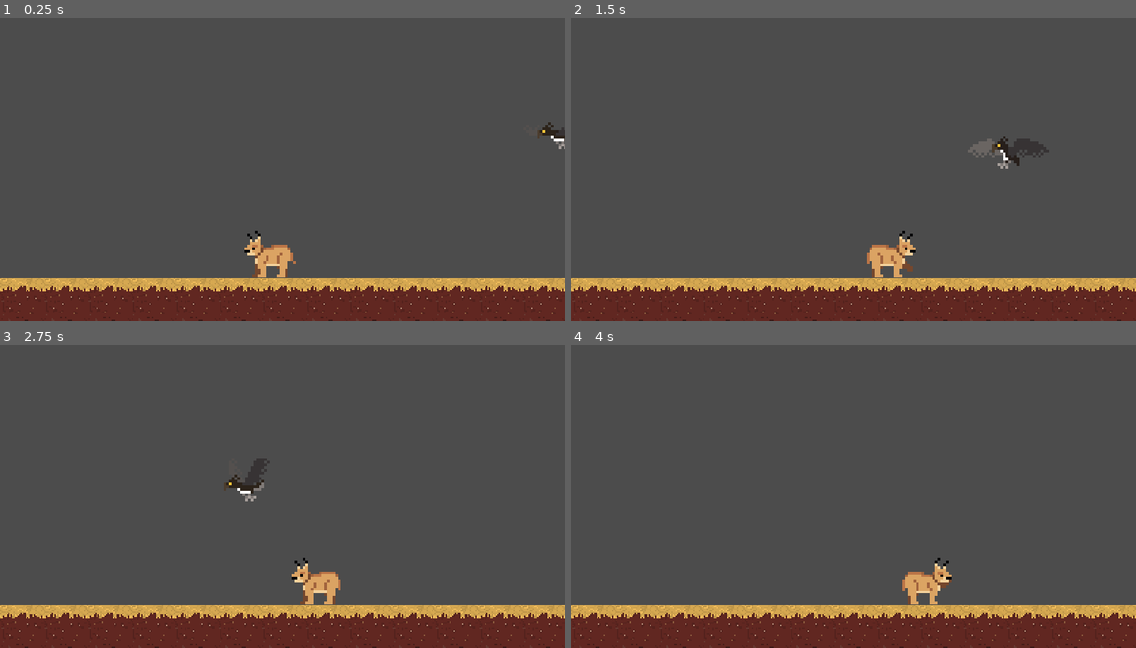
Above: before the commit, frames 1-4 (two rows, left to right).
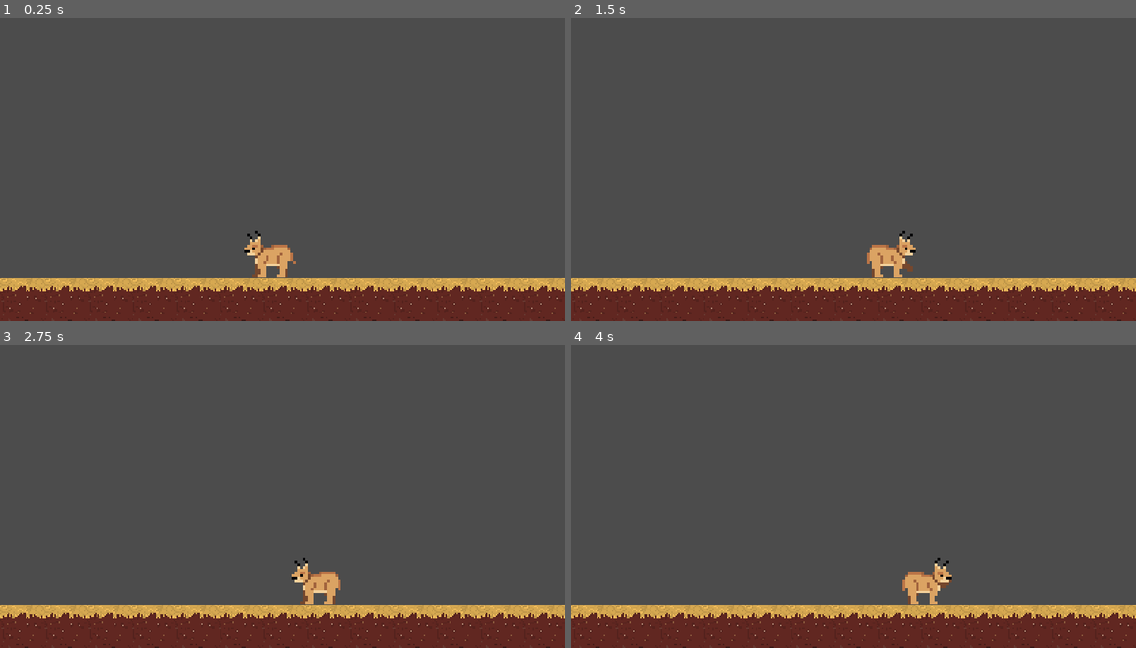
Above: after the commit, the same moments.

Repository: JoshuaW13/Floppa
Game: Godot game, scene res://World.tscn
The game is run twice, just before and just after one commit, with the same random seed, the same clock (stepped at 60 frames per second) and the same inputs.
Inputs (mouse positions are in pixels of both pictures, inside the frame that each line leads up to):
- Up to frame 1 (0.25 s): no input
- Up to frame 2 (1.5 s): move the mouse to (977, 154) at 0.52 s; hold D (MoveRight) from 0.53 s (still down); click (977, 154) at 0.6 s; tap W (jump) at 0.77, 1.07 s; move the mouse to (740, 184) at 1.27 s; click (740, 184) at 1.35 s
- Up to frame 3 (2.75 s): tap W (jump) at 1.52, 1.82 s; move the mouse to (339, 429) at 2.02 s; release D (MoveRight) at 2.03 s; hold A (MoveLeft) from 2.03 s (still down); click (339, 429) at 2.1 s
- Up to frame 4 (4 s): move the mouse to (825, 557) at 2.77 s; release A (MoveLeft) at 2.78 s; hold D (MoveRight) from 2.78 s (still down); click (825, 557) at 2.85 s; tap W (jump) at 3.02, 3.32, 3.77 s; move the mouse to (1023, 541) at 3.52 s; click (1023, 541) at 3.6 s

The runs differ from the first frame. In frame 1, 0.2% of the frame differs, in the area x 95-100%, y 34-44%; in frame 2, 0.7%, in the area x 70-85%, y 39-50%; in frame 3, 0.4%; in frame 4, less than 0.1%.

Commit message:
added first iteration of ennemy spawner!

Diff:
--- a/Actors/Ennemies/BrownHyena/brownHyena.gd
+++ b/Actors/Ennemies/BrownHyena/brownHyena.gd
@@ -13,7 +13,6 @@
 var state = states.WALK
 var damage = 1.0;
 var velocity = Vector2(30,0.0);
-var direction;
 onready var health = health setget _set_health;
 onready var animationPlayer = $AnimationPlayer
 onready var damagePLayer = $DamageStatePlayer
@@ -24,13 +23,16 @@
 func _ready() -> void:
 	_set_health(6)
 	biteHitbox.set_deferred("disabled", true);
-	if direction == "Left":
+
+func init(direction):
+	direction = direction.to_lower();
+	if direction == "left":
 		HYENA_WALK_SPEED = Vector2(-30,0)
-	elif direction == "Right":
+	elif direction == "right":
 		HYENA_WALK_SPEED = Vector2(30,0)
 	else:
-		HYENA_WALK_SPEED = Vector2(30,0)
-	velocity = HYENA_WALK_SPEED
+		print("Invalid direction passed!")
+	velocity = HYENA_WALK_SPEED;
 	HYENA_RUN_SPEED = HYENA_WALK_SPEED*-4
 
 func _set_health(value):
@@ -38,12 +40,20 @@
 	health = clamp(value,0,6);
 	if health != prev_health:
 		if health == 0:
-			emit_signal("killed")
+			killed()
 
 func _damage(value):
 	_set_health(health-value)
 	damagePLayer.play("Damage");
 	damagePLayer.queue("Rest")
+
+#Make hyena run away after being killed
+func killed() -> void:
+	state = states.FLEE
+	biteHitbox.set_deferred("disabled", true);
+	hurtBox.set_deferred("disabled", true);
+	detectionBox.set_deferred("disabled", true)
+	velocity = HYENA_RUN_SPEED
 
 func _process_walk()->void:
 	if velocity.x < 0:
@@ -81,6 +91,8 @@
 
 #Player leaves hyena's bite detec area
 func _on_DetectionBox_area_exited(area: Area2D) -> void:
+	if state == states.FLEE:
+		return
 	state = states.WALK;
 	velocity = HYENA_WALK_SPEED
 
@@ -90,13 +102,7 @@
 		return
 	_damage(1)
 
-#Make hyena run away after being killed
-func _on_brownhyena_killed() -> void:
-	state = states.FLEE
-	biteHitbox.set_deferred("disabled", true);
-	hurtBox.set_deferred("disabled", true);
-	detectionBox.set_deferred("disabled", true)
-	velocity = HYENA_RUN_SPEED
+
 
 
 func _on_VisibilityNotifier2D_screen_exited() -> void:
--- a/Actors/Ennemies/BrownHyena/brownHyena.tscn
+++ b/Actors/Ennemies/BrownHyena/brownHyena.tscn
@@ -382,7 +382,6 @@
 
 [node name="VisibilityNotifier2D" type="VisibilityNotifier2D" parent="."]
 scale = Vector2( 2.85838, 1 )
-[connection signal="killed" from="." to="." method="_on_brownhyena_killed"]
 [connection signal="area_entered" from="DetectionBox" to="." method="_on_DetectionBox_area_entered"]
 [connection signal="area_exited" from="DetectionBox" to="." method="_on_DetectionBox_area_exited"]
 [connection signal="area_entered" from="HurtBox" to="." method="_on_HurtBox_area_entered"]
--- a/Actors/Ennemies/MartialEagle/MartialEagle.gd
+++ b/Actors/Ennemies/MartialEagle/MartialEagle.gd
@@ -11,8 +11,8 @@
 }
 var health = health setget _set_health;
 var state = states.SOAR;
-var VELOCITY = Vector2(-60,0)
-var UP = Vector2(-100,-100)
+var VELOCITY = Vector2(60,0)
+var UP = Vector2(100,-100)
 var speed = 150;
 var target = null;
 onready var animationPlayer = $AnimationPlayer
@@ -20,7 +20,19 @@
 onready var detection = $Detection/CollisionShape2D
 
 func _ready() -> void:
+	detection.set_deferred("disabled", true)
 	_set_health(2)
+
+func init(direction):
+	direction = direction.to_lower();
+	if direction == "left":
+		VELOCITY = Vector2(-60,0)
+		UP = Vector2(-100,-100)
+	elif direction == "right":
+		VELOCITY = Vector2(60,0)
+		UP = Vector2(100,-100)
+	else:
+		print("Invalid direction passed!")
 
 #health functions
 func _set_health(value):
@@ -93,14 +105,18 @@
 
 #eagle detects player
 func _on_Detection_area_entered(area: Area2D) -> void:
-	print("detected!")
+	print("detected!",area.name)
 	detection.set_deferred("disabled", true)
 	target = area.global_position;
-	target.y -=20
-	print("Targets ",target)
+	target.y -=15
+	#print("Targets ",target)
 	state = states.DOWN;
 
 #ealge is damaged
 func _on_HurtBox_area_entered(area: Area2D) -> void:
 	print("damged!")
 	damage(1)
+
+
+func _on_VisibilityNotifier2D_screen_entered() -> void:
+	detection.set_deferred("disabled", false)
--- a/Actors/Ennemies/MartialEagle/MartialEagle.tscn
+++ b/Actors/Ennemies/MartialEagle/MartialEagle.tscn
@@ -475,26 +475,29 @@
 
 [node name="CollisionShape2D" type="CollisionShape2D" parent="Detection"]
 position = Vector2( 0, 106.954 )
-shape = SubResource( 8 )
+shape = SubResource( 10 )
 
 [node name="HitBox" type="Area2D" parent="."]
 position = Vector2( 3.04595, 7.01894 )
 collision_layer = 32
+collision_mask = 64
 
 [node name="CollisionShape2D" type="CollisionShape2D" parent="HitBox"]
 modulate = Color( 0.992157, 0.0509804, 0.0509804, 1 )
 rotation = -1.5708
-shape = SubResource( 9 )
+shape = SubResource( 11 )
 
 [node name="beakHitBox" type="Area2D" parent="."]
 position = Vector2( 10.5946, -4.63515 )
+collision_layer = 32
+collision_mask = 64
 __meta__ = {
 "_edit_group_": true
 }
 
 [node name="CollisionShape2D" type="CollisionShape2D" parent="beakHitBox"]
 modulate = Color( 0.964706, 0.0352941, 0.0352941, 1 )
-shape = SubResource( 10 )
+shape = SubResource( 12 )
 
 [node name="HurtBox" type="Area2D" parent="."]
 collision_layer = 128
@@ -503,7 +506,8 @@
 [node name="CollisionShape2D" type="CollisionShape2D" parent="HurtBox"]
 modulate = Color( 0.0823529, 0.937255, 0.815686, 1 )
 rotation = -1.5708
-shape = SubResource( 11 )
+shape = SubResource( 13 )
+[connection signal="screen_entered" from="VisibilityNotifier2D" to="." method="_on_VisibilityNotifier2D_screen_entered"]
 [connection signal="screen_exited" from="VisibilityNotifier2D" to="." method="_on_VisibilityNotifier2D_screen_exited"]
 [connection signal="area_entered" from="Detection" to="." method="_on_Detection_area_entered"]
 [connection signal="area_entered" from="HurtBox" to="." method="_on_HurtBox_area_entered"]
--- a/Actors/Ennemies/Springbok/springbok.gd
+++ b/Actors/Ennemies/Springbok/springbok.gd
@@ -17,6 +17,15 @@
 
 func _ready() -> void:
 	_set_health(2);
+
+func init(direction):
+	direction = direction.to_lower();
+	if direction == "left":
+		velocity = Vector2(-150,0)
+	elif direction == "right":
+		velocity = Vector2(150,0)
+	else:
+		print("Invalid direction passed!")
 
 func _set_health(value):
 	var prev_health = health;
--- /dev/null
+++ b/EnnemySpawner.gd
@@ -0,0 +1,91 @@
+extends Node
+
+#other vars
+onready var timer = $Timer
+var wave = 0;
+
+#ennemies
+var eagle;
+var hyena;
+var deer;
+var ennemies;
+var aerials;
+
+# Called when the node enters the scene tree for the first time.
+func _ready() -> void:
+	randomize();
+	eagle = preload("res://Actors/Ennemies/MartialEagle/MartialEagle.tscn")
+	hyena = preload("res://Actors/Ennemies/BrownHyena/brownHyena.tscn")
+	deer = preload("res://Actors/Ennemies/Springbok/springbok.tscn")
+	ennemies = [hyena, deer];
+	aerials = [eagle];
+
+func spawn_ennemy():
+	var en;
+	var ennemyLocation;
+	if wave == 0:
+		timer.stop()
+		en = hyena.instance();
+		timer.wait_time = 10;
+		timer.start()
+	else:
+		en = ennemies[randi()%ennemies.size()].instance();
+	var side = randi()%2;
+	#decide the side
+	if side == 0:
+		en.init("right")
+		ennemyLocation = $LeftGround
+	elif side == 1:
+		en.init("left")
+		ennemyLocation = $RightGround
+	#ennemyLocation.unit_offset = randf();
+	add_child(en);
+	en.position = ennemyLocation.position;
+
+func spawn_aerial():
+	var en;
+	var ennemyLocation;
+	if wave == 0:
+		timer.stop()
+		en = eagle.instance();
+		timer.wait_time = 10;
+		timer.start()
+	else:
+		en = aerials[randi()%aerials.size()].instance();
+	var side = randi()%2;
+	#decide the side
+	if side == 0:
+		en.init("right")
+		ennemyLocation = $LeftAerial/LeftPathLocation
+	elif side == 1:
+		en.init("left")
+		ennemyLocation = $RightAerial/RightPathLocation
+	ennemyLocation.unit_offset = randf();
+	add_child(en);
+	en.position = ennemyLocation.position;
+
+func _on_Timer_timeout() -> void:
+	var numEnem = 1;
+	if wave >20:
+		numEnem = 5;
+	elif wave >15:
+		numEnem = 4;
+	elif wave >10:
+		numEnem = 3;
+	elif wave>5:
+		numEnem = 2;
+	for i in numEnem:
+		var altitude = randi()%2;
+		if altitude ==1:
+			spawn_aerial()
+		elif altitude == 0:
+			spawn_ennemy()
+		yield(get_tree().create_timer(2), "timeout")
+		#print("spawned")
+	wave+=1;
+	#print("wave over")
+
+#turns on ennemy spawn in sync with prey spawner
+func _on_PreySpawner_Ennemy() -> void:
+	timer.autostart = true;
+	timer.start()
--- a/PreySpawner.gd
+++ b/PreySpawner.gd
@@ -1,4 +1,7 @@
 extends Node
+
+#signals
+signal Ennemy;
 
 #Prey
 var weaver;
@@ -40,18 +43,27 @@
 
 
 func _on_Timer_timeout() -> void:
+	#start ennemy spawner
+	if wave ==2:
+		emit_signal("Ennemy");
+		wave += 1;
+		return
+
 	var prey = weaver.instance();
 	spawner_side = randi()%2;
 	var prey_spawn_location;
 
 	#early wave scripting
 	if wave ==0:
+		#print("wave 0")
 		prey = weaver.instance();
 	if wave <2 && wave != 0:
+		#print("reached here!")
 		prey = preys[randi()%preys.size()].instance()
 		timer.wait_time = 10;
 		preys.append(weaver)
 	if wave >2:
+		#print("wave greater then 2")
 		_endless_spawn(spawner_side, prey, prey_spawn_location);
 		return;
 
--- a/World.tscn
+++ b/World.tscn
@@ -1,9 +1,9 @@
-[gd_scene load_steps=9 format=2]
+[gd_scene load_steps=11 format=2]
 
 [ext_resource path="res://Actors/Player/PLayer.tscn" type="PackedScene" id=1]
 [ext_resource path="res://WorldArt/Grass Tile 1.png" type="Texture" id=2]
 [ext_resource path="res://PreySpawner.gd" type="Script" id=3]
-[ext_resource path="res://Actors/Ennemies/MartialEagle/MartialEagle.tscn" type="PackedScene" id=4]
+[ext_resource path="res://EnnemySpawner.gd" type="Script" id=6]
 
 [sub_resource type="ConvexPolygonShape2D" id=1]
 points = PoolVector2Array( 0, 0, 32, 0, 32, 32, 0, 32 )
@@ -41,6 +41,16 @@
 "points": PoolVector2Array( 0, 0, 0, 0, 448, 24, 0, 0, 0, 0, 448, 152 )
 }
 
+[sub_resource type="Curve2D" id=5]
+_data = {
+"points": PoolVector2Array( 0, 0, 0, 0, -24, 24, 0, 0, 0, 0, -24, 128 )
+}
+
+[sub_resource type="Curve2D" id=6]
+_data = {
+"points": PoolVector2Array( 0, 0, 0, 0, 440, 24, 0, 0, 0, 0, 440, 128 )
+}
+
 [node name="World" type="Node"]
 
 [node name="PLayer" parent="." instance=ExtResource( 1 )]
@@ -76,6 +86,32 @@
 wait_time = 4.0
 autostart = true
 
-[node name="eagle" parent="." instance=ExtResource( 4 )]
-position = Vector2( 424.5, 87 )
+[node name="EnnemySpawner" type="Node" parent="."]
+script = ExtResource( 6 )
+
+[node name="LeftAerial" type="Path2D" parent="EnnemySpawner"]
+self_modulate = Color( 1, 0.164706, 0, 0.701961 )
+curve = SubResource( 5 )
+
+[node name="LeftPathLocation" type="PathFollow2D" parent="EnnemySpawner/LeftAerial"]
+position = Vector2( -24, 24 )
+rotation = 1.5708
+
+[node name="RightAerial" type="Path2D" parent="EnnemySpawner"]
+self_modulate = Color( 1, 0.0941176, 0, 0.701961 )
+curve = SubResource( 6 )
+
+[node name="RightPathLocation" type="PathFollow2D" parent="EnnemySpawner/RightAerial"]
+position = Vector2( 440, 24 )
+rotation = 1.5708
+
+[node name="LeftGround" type="Position2D" parent="EnnemySpawner"]
+position = Vector2( -24, 176 )
+
+[node name="RightGround" type="Position2D" parent="EnnemySpawner"]
+position = Vector2( 440, 176 )
+
+[node name="Timer" type="Timer" parent="EnnemySpawner"]
+[connection signal="Ennemy" from="PreySpawner" to="EnnemySpawner" method="_on_PreySpawner_Ennemy"]
 [connection signal="timeout" from="PreySpawner/Timer" to="PreySpawner" method="_on_Timer_timeout"]
+[connection signal="timeout" from="EnnemySpawner/Timer" to="EnnemySpawner" method="_on_Timer_timeout"]
Not shown: 4 places in Actors/Ennemies/MartialEagle/MartialEagle.tscn that only renumber resources
